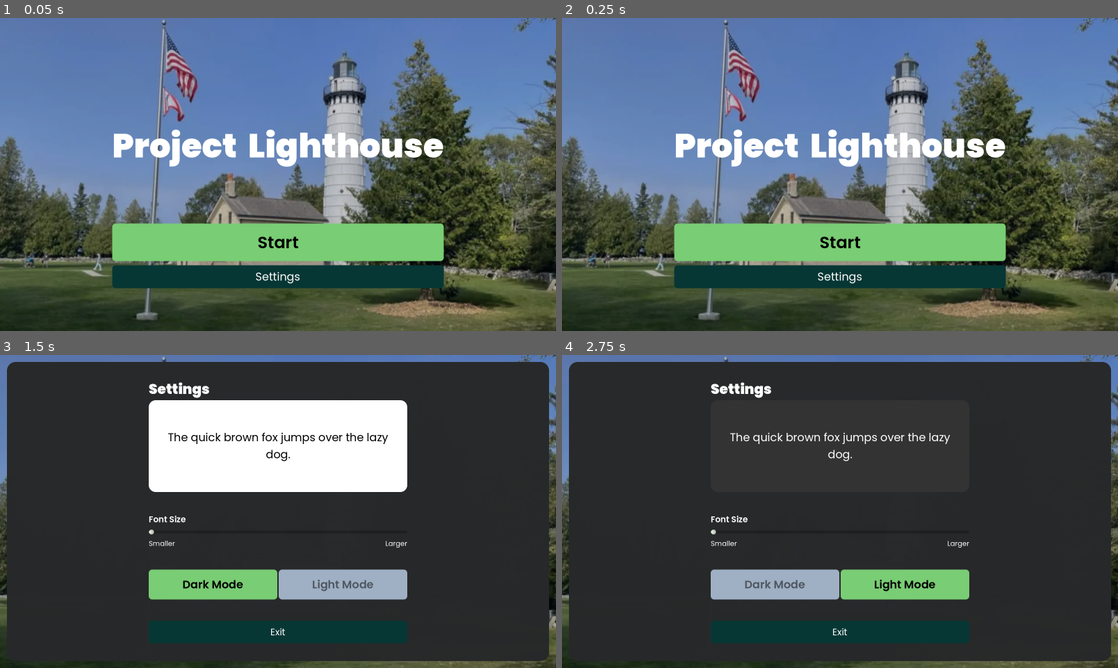
Above: before the commit, frames 1-4 (two rows, left to right).
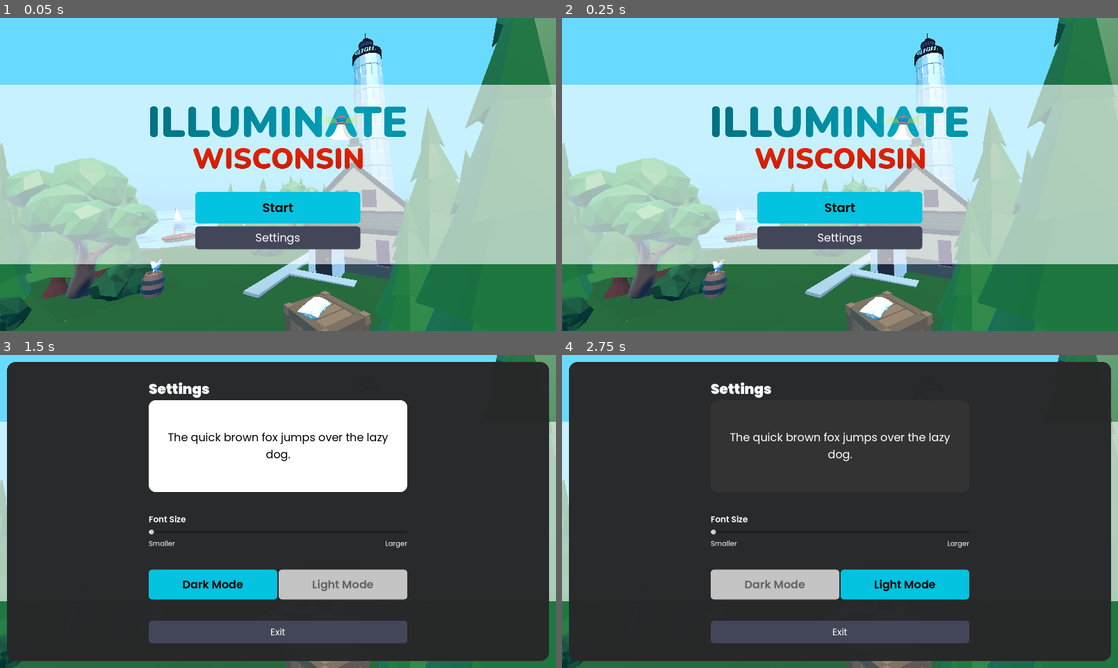
Above: after the commit, the same moments.

Repository: Illuminate-Wisc/Lighthouse
Game: Godot game, scene res://src/scenes/main_menu/main_menu.tscn
Same seed, same stepped clock (60 frames per second), same inputs: the game is played once before the commit and once after it.
Inputs:
- Up to frame 1 (0.05 s): no input
- Up to frame 2 (0.25 s): no input
- Up to frame 3 (1.5 s): click "Settings" at 0.5 s; click "Light Mode" at 1.25 s
- Up to frame 4 (2.75 s): click "Dark Mode" at 2 s

The runs differ from the first frame. In frame 1, 100% of the frame differs, in the area x 0-100%, y 0-100%; in frame 2, 100%; in frame 3, 14%; in frame 4, 14%.

Commit message:
:lipstick: Redesigns Main Menu
- :lipstick: Adds dynamic world scene as main menu background
- :lipstick: Changes color of primary and secondary buttons
- :sparkles: Adds animated loading indicator to the scene transition
  screen
- :sparkles: Adds icon

Diff:
--- a/project.godot
+++ b/project.godot
@@ -10,9 +10,10 @@
 
 [application]
 
-config/name="Lighthouse"
+config/name="Illuminate Wisconsin"
 run/main_scene="res://src/scenes/main_menu/main_menu.tscn"
 config/features=PackedStringArray("4.1")
+config/icon="res://src/images/iw-icon.png"
 
 [autoload]
 
--- a/src/scenes/main_menu/main_menu.gd
+++ b/src/scenes/main_menu/main_menu.gd
@@ -1,10 +1,10 @@
-extends Control
+extends Node3D
 
 
 @export var start_scene = "res://src/scenes/world/world.tscn"
 
-@onready var main_buttons_container = $MainButtonsContainer as Control
-@onready var settings = $Settings
+@onready var main_buttons_container = $CanvasLayer/MainButtonsContainer
+@onready var settings = $CanvasLayer/Settings
 
 
 func _on_settings_pressed():
--- a/src/scenes/main_menu/main_menu.tscn
+++ b/src/scenes/main_menu/main_menu.tscn
@@ -1,99 +1,118 @@
-[gd_scene load_steps=5 format=3 uid="uid://b52t472isl26c"]
+[gd_scene load_steps=6 format=3 uid="uid://b52t472isl26c"]
 
 [ext_resource type="Theme" uid="uid://bm780b5r6xff3" path="res://src/ui/themes/main/main_theme.tres" id="1_7kme3"]
 [ext_resource type="Script" path="res://src/scenes/main_menu/main_menu.gd" id="1_b0ypv"]
-[ext_resource type="Texture2D" uid="uid://dvgwo14dobyqc" path="res://src/images/background.webp" id="2_em6u5"]
 [ext_resource type="PackedScene" uid="uid://cjyxx74ydckc4" path="res://src/scenes/main_menu/settings.tscn" id="3_u3p27"]
+[ext_resource type="Texture2D" path="res://src/images/iw-logo-centered.svg" id="5_168fo"]
+[ext_resource type="PackedScene" path="res://src/scenes/world/world_static.tscn" id="5_gnlmf"]
 
-[node name="Interface" type="Control"]
-layout_mode = 3
-anchors_preset = 15
+[node name="Interface" type="Node3D"]
+script = ExtResource("1_b0ypv")
+
+[node name="Camera3D" type="Camera3D" parent="."]
+transform = Transform3D(0.866025, 0.0609347, 0.496273, 0, 0.992546, -0.121869, -0.5, 0.105542, 0.85957, 0.434091, 4.65535, 18.6116)
+
+[node name="World" parent="." instance=ExtResource("5_gnlmf")]
+
+[node name="CanvasLayer" type="CanvasLayer" parent="."]
+layer = -1
+
+[node name="Background" type="ColorRect" parent="CanvasLayer"]
+anchors_preset = 14
+anchor_top = 0.5
 anchor_right = 1.0
-anchor_bottom = 1.0
+anchor_bottom = 0.5
+offset_top = -258.0
+offset_bottom = 258.0
 grow_horizontal = 2
 grow_vertical = 2
-theme = ExtResource("1_7kme3")
-script = ExtResource("1_b0ypv")
+size_flags_horizontal = 3
+size_flags_vertical = 4
+color = Color(1, 1, 1, 0.627451)
 
-[node name="MainBackground" type="Sprite2D" parent="."]
-position = Vector2(800, 450)
-scale = Vector2(1.273, 1.273)
-texture = ExtResource("2_em6u5")
+[node name="Settings" parent="CanvasLayer" instance=ExtResource("3_u3p27")]
+visible = false
 
-[node name="Background" type="ColorRect" parent="."]
-layout_mode = 1
-anchors_preset = 15
-anchor_right = 1.0
-anchor_bottom = 1.0
-grow_horizontal = 2
-grow_vertical = 2
-color = Color(0.0196078, 0.0431373, 0.109804, 0.227451)
-
-[node name="Settings" parent="." instance=ExtResource("3_u3p27")]
-visible = false
-layout_mode = 1
-
-[node name="MainButtonsContainer" type="VBoxContainer" parent="."]
-layout_mode = 1
+[node name="MainButtonsContainer" type="VBoxContainer" parent="CanvasLayer"]
 anchors_preset = 13
 anchor_left = 0.5
 anchor_right = 0.5
 anchor_bottom = 1.0
-offset_left = -288.0
-offset_right = 288.0
+offset_left = -100.0
+offset_right = 100.0
 grow_horizontal = 2
 grow_vertical = 2
+size_flags_horizontal = 4
+theme = ExtResource("1_7kme3")
 alignment = 1
 
-[node name="spacer5" type="Control" parent="MainButtonsContainer"]
+[node name="spacer5" type="Control" parent="CanvasLayer/MainButtonsContainer"]
 layout_mode = 2
 size_flags_horizontal = 3
 size_flags_vertical = 3
+size_flags_stretch_ratio = 2.0
 
-[node name="Label" type="Label" parent="MainButtonsContainer"]
+[node name="TextureRect" type="TextureRect" parent="CanvasLayer/MainButtonsContainer"]
+custom_minimum_size = Vector2(800, 200)
+layout_mode = 2
+size_flags_horizontal = 4
+texture = ExtResource("5_168fo")
+expand_mode = 2
+stretch_mode = 5
+
+[node name="Label" type="Label" parent="CanvasLayer/MainButtonsContainer"]
+visible = false
 layout_mode = 2
 theme_type_variation = &"HeaderLarge"
 theme_override_font_sizes/font_size = 96
 text = "Project  Lighthouse"
 
-[node name="spacer" type="Control" parent="MainButtonsContainer"]
+[node name="spacer" type="Control" parent="CanvasLayer/MainButtonsContainer"]
 layout_mode = 2
 size_flags_horizontal = 3
 size_flags_vertical = 3
 size_flags_stretch_ratio = 0.5
 
-[node name="Start" type="Button" parent="MainButtonsContainer"]
+[node name="HBoxContainer2" type="HBoxContainer" parent="CanvasLayer/MainButtonsContainer"]
+layout_mode = 2
+
+[node name="spacer" type="Control" parent="CanvasLayer/MainButtonsContainer/HBoxContainer2"]
 layout_mode = 2
 size_flags_horizontal = 3
-theme_override_font_sizes/font_size = 48
+
+[node name="VBoxContainer" type="VBoxContainer" parent="CanvasLayer/MainButtonsContainer/HBoxContainer2"]
+layout_mode = 2
+size_flags_horizontal = 3
+size_flags_stretch_ratio = 3.0
+
+[node name="Start" type="Button" parent="CanvasLayer/MainButtonsContainer/HBoxContainer2/VBoxContainer"]
+layout_mode = 2
+size_flags_horizontal = 3
+theme_override_font_sizes/font_size = 36
 text = "Start"
 
-[node name="spacer2" type="Control" parent="MainButtonsContainer"]
+[node name="spacer2" type="Control" parent="CanvasLayer/MainButtonsContainer/HBoxContainer2/VBoxContainer"]
 layout_mode = 2
 size_flags_horizontal = 3
 size_flags_stretch_ratio = 0.1
 
-[node name="spacer4" type="Control" parent="MainButtonsContainer"]
-layout_mode = 2
-size_flags_horizontal = 3
-size_flags_stretch_ratio = 0.1
-
-[node name="HBoxContainer" type="HBoxContainer" parent="MainButtonsContainer"]
-layout_mode = 2
-
-[node name="Settings" type="Button" parent="MainButtonsContainer/HBoxContainer"]
+[node name="Options" type="Button" parent="CanvasLayer/MainButtonsContainer/HBoxContainer2/VBoxContainer"]
 layout_mode = 2
 size_flags_horizontal = 3
 theme_type_variation = &"ButtonSecondary"
 text = "Settings"
 
-[node name="spacer3" type="Control" parent="MainButtonsContainer"]
+[node name="spacer2" type="Control" parent="CanvasLayer/MainButtonsContainer/HBoxContainer2"]
+layout_mode = 2
+size_flags_horizontal = 3
+
+[node name="spacer3" type="Control" parent="CanvasLayer/MainButtonsContainer"]
 layout_mode = 2
 size_flags_horizontal = 3
 size_flags_vertical = 3
-size_flags_stretch_ratio = 0.4
+size_flags_stretch_ratio = 2.0
 
-[connection signal="closed" from="Settings" to="." method="_on_settings_closed"]
-[connection signal="opened" from="Settings" to="." method="_on_settings_opened"]
-[connection signal="pressed" from="MainButtonsContainer/Start" to="." method="_on_start_pressed"]
-[connection signal="pressed" from="MainButtonsContainer/HBoxContainer/Settings" to="." method="_on_settings_pressed"]
+[connection signal="closed" from="CanvasLayer/Settings" to="." method="_on_settings_closed"]
+[connection signal="opened" from="CanvasLayer/Settings" to="." method="_on_settings_opened"]
+[connection signal="pressed" from="CanvasLayer/MainButtonsContainer/HBoxContainer2/VBoxContainer/Start" to="." method="_on_start_pressed"]
+[connection signal="pressed" from="CanvasLayer/MainButtonsContainer/HBoxContainer2/VBoxContainer/Options" to="." method="_on_settings_pressed"]
--- a/src/scenes/main_menu/settings.gd
+++ b/src/scenes/main_menu/settings.gd
@@ -8,7 +8,6 @@
 var user_text_bg := preload("res://src/ui/themes/main/panel/user_text_background_panel.tres")
 
 @onready var font_size_slider := $PanelContainer/PaddedContainer/SettingsContainer/FontSizeSlider
-@onready var font_size_readout := $PanelContainer/PaddedContainer/SettingsContainer/FontSizeReadout
 @onready var dark_mode_button := $PanelContainer/PaddedContainer/SettingsContainer/GridContainer/DarkMode
 @onready var light_mode_button := $PanelContainer/PaddedContainer/SettingsContainer/GridContainer/LightMode
 
--- a/src/ui/scene_switcher.gd
+++ b/src/ui/scene_switcher.gd
@@ -1,12 +1,27 @@
 extends CanvasLayer
 
-@onready var animation_player: AnimationPlayer = $AnimationPlayer
+@export var load_animation_duration: float = 1.0
+
+@onready var dissolve_player: AnimationPlayer = $AnimationPlayer
+@onready var loading_player: AnimationPlayer = $LoadingAnimationPlayer
+
+@onready var loading_label: Label = $DissolveRect/MarginContainer/VBoxContainer/Label
+@onready var label_length = len(loading_label.text)
+
+
+var tween
 
 
 func to(scene: String) -> void:
-	animation_player.play("dissolve")
-	await $AnimationPlayer.animation_finished
+	dissolve_player.play("dissolve")
+	loading_player.play("loading")
+
+	await dissolve_player.animation_finished
 
 	get_tree().change_scene_to_file(scene)
 
-	animation_player.play_backwards("dissolve")
+	dissolve_player.play_backwards("dissolve")
+
+	await dissolve_player.animation_finished
+
+	loading_player.stop()
--- a/src/ui/scene_switcher.tscn
+++ b/src/ui/scene_switcher.tscn
@@ -1,6 +1,8 @@
-[gd_scene load_steps=5 format=3 uid="uid://bv0uhytwm4peh"]
+[gd_scene load_steps=8 format=3 uid="uid://bv0uhytwm4peh"]
 
 [ext_resource type="Script" path="res://src/ui/scene_switcher.gd" id="1_15kox"]
+[ext_resource type="Texture2D" path="res://src/images/iw-icon.png" id="2_jf4r1"]
+[ext_resource type="Theme" uid="uid://bm780b5r6xff3" path="res://src/ui/themes/main/main_theme.tres" id="2_tbb2t"]
 
 [sub_resource type="Animation" id="Animation_rhlb3"]
 resource_name = "RESET"
@@ -16,6 +18,18 @@
 "transitions": PackedFloat32Array(1),
 "update": 0,
 "values": [Color(1, 1, 1, 0)]
+}
+tracks/1/type = "value"
+tracks/1/imported = false
+tracks/1/enabled = true
+tracks/1/path = NodePath("DissolveRect/MarginContainer/VBoxContainer:modulate")
+tracks/1/interp = 1
+tracks/1/loop_wrap = true
+tracks/1/keys = {
+"times": PackedFloat32Array(0),
+"transitions": PackedFloat32Array(1),
+"update": 0,
+"values": [Color(1, 1, 1, 1)]
 }
 
 [sub_resource type="Animation" id="Animation_v1mty"]
@@ -34,13 +48,32 @@
 "values": [Color(1, 1, 1, 0), Color(1, 1, 1, 1)]
 }
 
+[sub_resource type="Animation" id="Animation_xvv3f"]
+resource_name = "Loading"
+length = 1.4
+loop_mode = 1
+tracks/0/type = "value"
+tracks/0/imported = false
+tracks/0/enabled = true
+tracks/0/path = NodePath("DissolveRect/MarginContainer/VBoxContainer:modulate")
+tracks/0/interp = 2
+tracks/0/loop_wrap = true
+tracks/0/keys = {
+"times": PackedFloat32Array(0, 0.7, 1.4),
+"transitions": PackedFloat32Array(1, 1, 1),
+"update": 0,
+"values": [Color(1, 1, 1, 1), Color(1, 1, 1, 0.498039), Color(1, 1, 1, 1)]
+}
+
 [sub_resource type="AnimationLibrary" id="AnimationLibrary_ewtq8"]
 _data = {
 "RESET": SubResource("Animation_rhlb3"),
-"dissolve": SubResource("Animation_v1mty")
+"dissolve": SubResource("Animation_v1mty"),
+"loading": SubResource("Animation_xvv3f")
 }
 
 [node name="Control" type="CanvasLayer"]
+layer = 10
 script = ExtResource("1_15kox")
 
 [node name="DissolveRect" type="ColorRect" parent="."]
@@ -53,7 +86,53 @@
 mouse_filter = 2
 color = Color(0, 0, 0, 1)
 
+[node name="MarginContainer" type="MarginContainer" parent="DissolveRect"]
+layout_mode = 1
+anchors_preset = 1
+anchor_left = 1.0
+anchor_right = 1.0
+offset_left = -225.0
+offset_bottom = 175.0
+grow_horizontal = 0
+theme_override_constants/margin_top = 40
+theme_override_constants/margin_right = 40
+
+[node name="VBoxContainer" type="VBoxContainer" parent="DissolveRect/MarginContainer"]
+layout_mode = 2
+
+[node name="HBoxContainer" type="HBoxContainer" parent="DissolveRect/MarginContainer/VBoxContainer"]
+layout_mode = 2
+
+[node name="Spacer" type="Control" parent="DissolveRect/MarginContainer/VBoxContainer/HBoxContainer"]
+layout_mode = 2
+size_flags_horizontal = 3
+
+[node name="TextureRect" type="TextureRect" parent="DissolveRect/MarginContainer/VBoxContainer/HBoxContainer"]
+custom_minimum_size = Vector2(100, 100)
+layout_mode = 2
+texture = ExtResource("2_jf4r1")
+expand_mode = 4
+
+[node name="Spacer2" type="Control" parent="DissolveRect/MarginContainer/VBoxContainer/HBoxContainer"]
+layout_mode = 2
+size_flags_horizontal = 3
+
+[node name="Label" type="Label" parent="DissolveRect/MarginContainer/VBoxContainer"]
+custom_minimum_size = Vector2(173, 0)
+layout_mode = 2
+theme = ExtResource("2_tbb2t")
+theme_type_variation = &"HeaderSmall"
+theme_override_font_sizes/font_size = 36
+text = "LOADING"
+horizontal_alignment = 1
+
 [node name="AnimationPlayer" type="AnimationPlayer" parent="."]
+autoplay = "loading"
 libraries = {
 "": SubResource("AnimationLibrary_ewtq8")
 }
+
+[node name="LoadingAnimationPlayer" type="AnimationPlayer" parent="."]
+libraries = {
+"": SubResource("AnimationLibrary_ewtq8")
+}
--- a/src/ui/themes/main/button/primary_button/primary_button_style_disabled.tres
+++ b/src/ui/themes/main/button/primary_button/primary_button_style_disabled.tres
@@ -5,7 +5,7 @@
 content_margin_top = 10.0
 content_margin_right = 20.0
 content_margin_bottom = 10.0
-bg_color = Color(0.623529, 0.690196, 0.768627, 1)
+bg_color = Color(0.768627, 0.768627, 0.768627, 1)
 corner_radius_top_left = 10
 corner_radius_top_right = 10
 corner_radius_bottom_right = 10
--- a/src/ui/themes/main/button/primary_button/primary_button_style_hover.tres
+++ b/src/ui/themes/main/button/primary_button/primary_button_style_hover.tres
@@ -5,7 +5,7 @@
 content_margin_top = 20.0
 content_margin_right = 20.0
 content_margin_bottom = 20.0
-bg_color = Color(0.41405, 0.7, 0.399, 1)
+bg_color = Color(0.0166, 0.721547, 0.83, 1)
 corner_radius_top_left = 10
 corner_radius_top_right = 10
 corner_radius_bottom_right = 10
--- a/src/ui/themes/main/button/primary_button/primary_button_style_normal.tres
+++ b/src/ui/themes/main/button/primary_button/primary_button_style_normal.tres
@@ -5,7 +5,7 @@
 content_margin_top = 20.0
 content_margin_right = 20.0
 content_margin_bottom = 20.0
-bg_color = Color(0.47451, 0.803922, 0.454902, 1)
+bg_color = Color(0.0156863, 0.764706, 0.878431, 1)
 corner_radius_top_left = 10
 corner_radius_top_right = 10
 corner_radius_bottom_right = 10
--- a/src/ui/themes/main/button/primary_button/primary_button_style_pressed.tres
+++ b/src/ui/themes/main/button/primary_button/primary_button_style_pressed.tres
@@ -5,7 +5,7 @@
 content_margin_top = 20.0
 content_margin_right = 20.0
 content_margin_bottom = 20.0
-bg_color = Color(0.3549, 0.6, 0.342, 1)
+bg_color = Color(0.0146, 0.634613, 0.73, 1)
 corner_radius_top_left = 10
 corner_radius_top_right = 10
 corner_radius_bottom_right = 10
--- a/src/ui/themes/main/button/secondary_button/secondary_button_style_hover.tres
+++ b/src/ui/themes/main/button/secondary_button/secondary_button_style_hover.tres
@@ -5,7 +5,7 @@
 content_margin_top = 10.0
 content_margin_right = 20.0
 content_margin_bottom = 10.0
-bg_color = Color(0.0324, 0.27, 0.25812, 1)
+bg_color = Color(0.225, 0.23125, 0.3, 1)
 corner_radius_top_left = 10
 corner_radius_top_right = 10
 corner_radius_bottom_right = 10
--- a/src/ui/themes/main/button/secondary_button/secondary_button_style_normal.tres
+++ b/src/ui/themes/main/button/secondary_button/secondary_button_style_normal.tres
@@ -5,7 +5,7 @@
 content_margin_top = 10.0
 content_margin_right = 20.0
 content_margin_bottom = 10.0
-bg_color = Color(0.0235294, 0.215686, 0.203922, 1)
+bg_color = Color(0.262745, 0.270588, 0.34902, 1)
 corner_radius_top_left = 10
 corner_radius_top_right = 10
 corner_radius_bottom_right = 10
--- a/src/ui/themes/main/button/secondary_button/secondary_button_style_pressed.tres
+++ b/src/ui/themes/main/button/secondary_button/secondary_button_style_pressed.tres
@@ -5,7 +5,7 @@
 content_margin_top = 10.0
 content_margin_right = 20.0
 content_margin_bottom = 10.0
-bg_color = Color(0.0221, 0.17, 0.16014, 1)
+bg_color = Color(0.1875, 0.192708, 0.25, 1)
 corner_radius_top_left = 10
 corner_radius_top_right = 10
 corner_radius_bottom_right = 10
